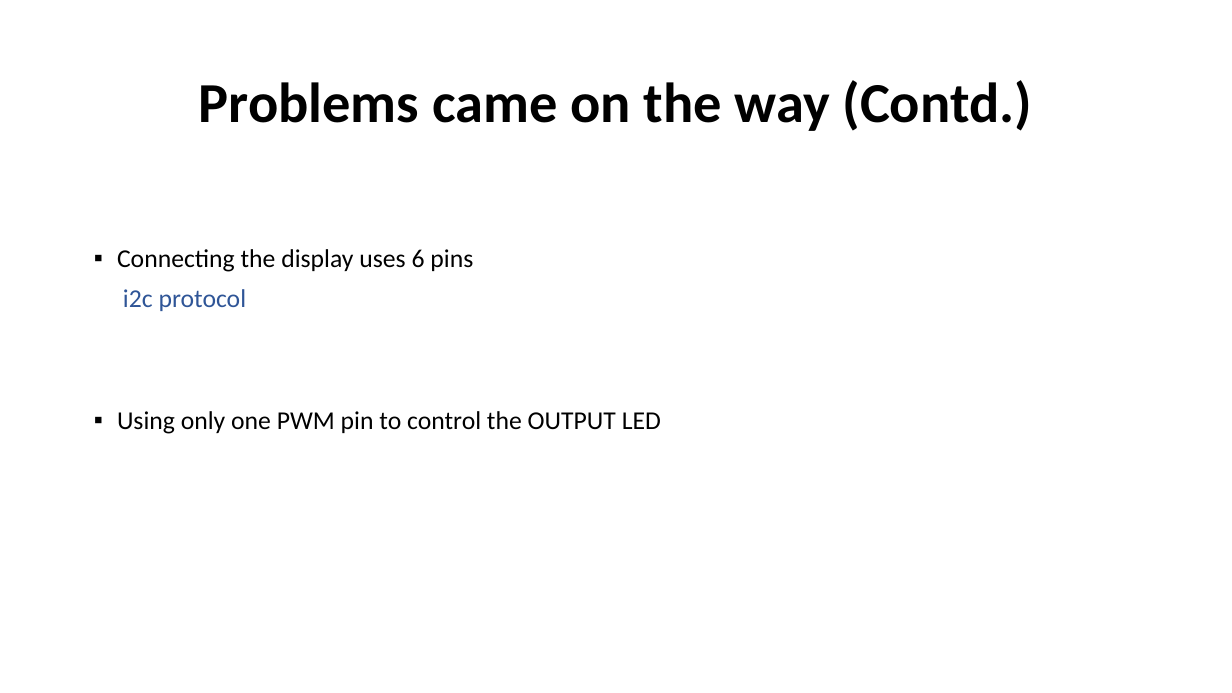
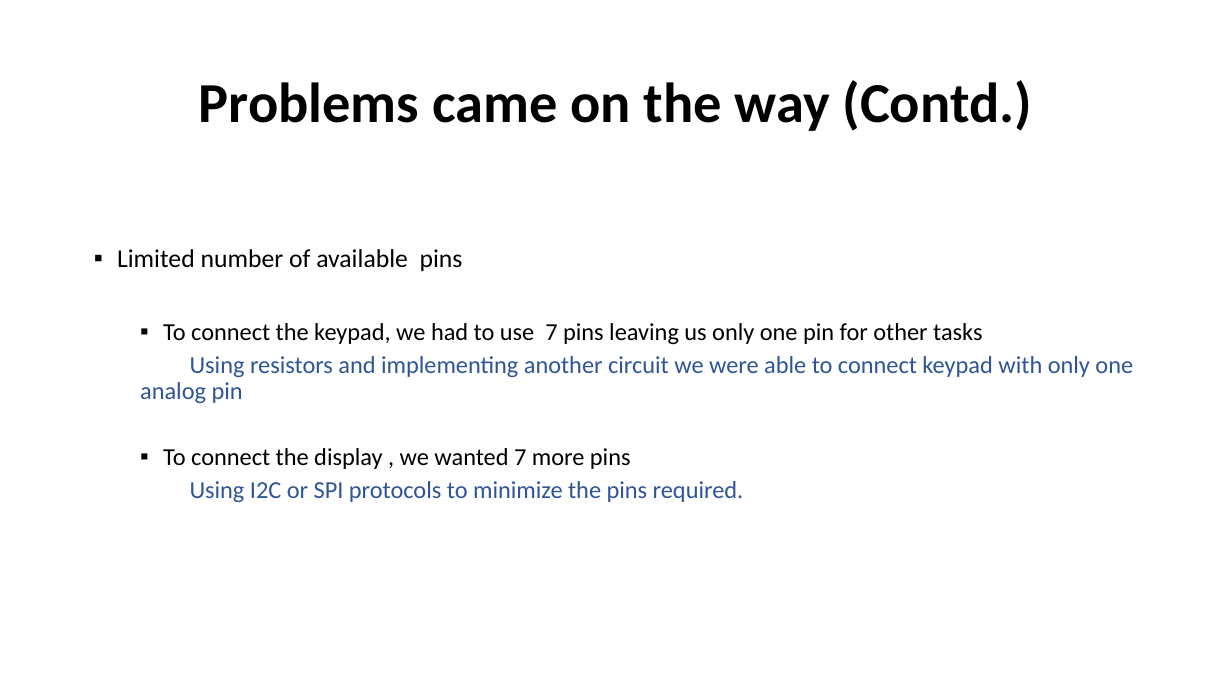
Before and after one commit to Team-Sagittarius-ENTC/RGBsensor, a slide deck: slide 5 of prabhashwara/PROGRESS AND SUMMARY.pptx. Drawn at 1232x693 pixels with LibreOffice and Linux fonts; fonts in the diff are those of the drawing. Boxes give left, top, right and bottom in pixels: in the first picture for what was removed or moved away, otherwise in the second. Text is boxed around its words. In the diff, an @@ line names an element or a change of style, - is before the commit and + after.

```diff
--- a/prabhashwara/PROGRESS AND SUMMARY.pptx
+++ b/prabhashwara/PROGRESS AND SUMMARY.pptx
@@ text at (x1=117, y1=249, x2=1133, y2=502): text changed; size 20 to 19 pt; text colour #000000 to #2F5597 @@
-▪ Connecting the display uses 6 pins
-i2c protocol
-▪ Using only one PWM pin to control the OUTPUT LED
+▪ Limited number of available pins
+  ▪ To connect the keypad, we had to use 7 pins leaving us only one pin for other tasks
+  Using resistors and implementing another circuit we were able to connect keypad with only one analog pin
+  ▪ To connect the display , we wanted 7 more pins
+  Using I2C or SPI protocols to minimize the pins required.
```
Also in this commit, not shown: 1 other slide changed, 3 slides added.
